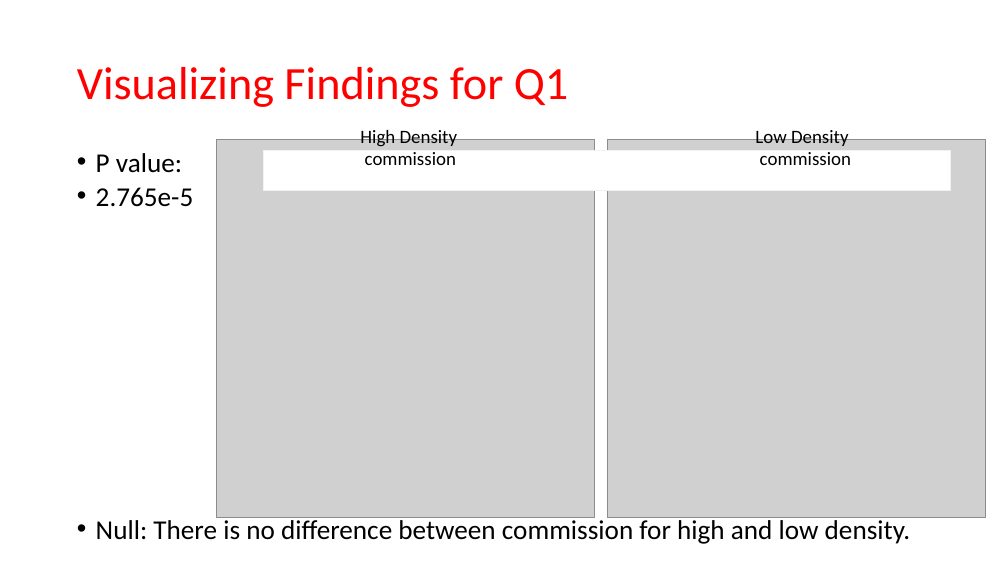
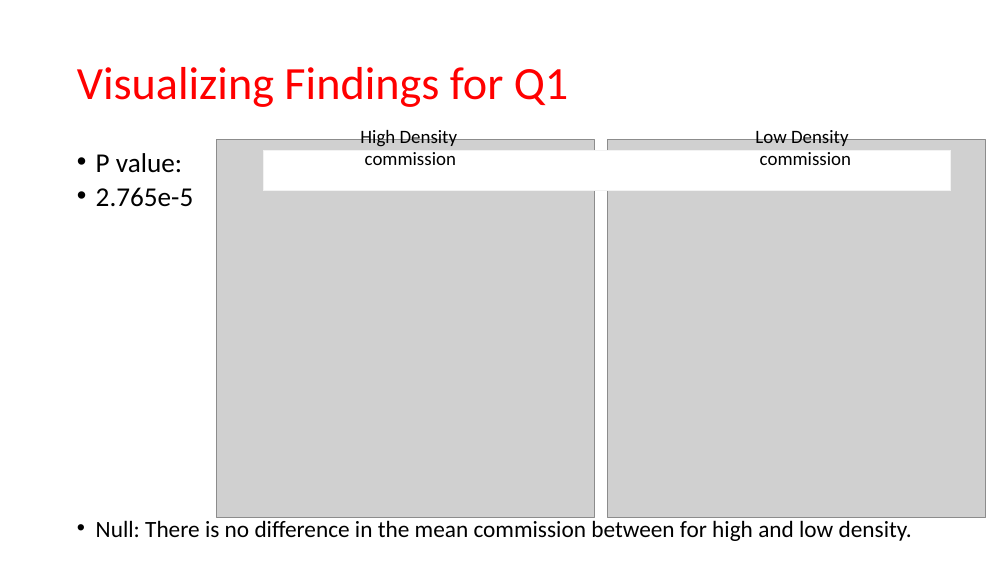
Before and after one commit to MatthewCodes/557_Final_Project, a slide deck: slide 9 of Presentation/Final Presentation.pptx. Drawn at 1008x567 pixels with LibreOffice and Linux fonts; fonts in the diff are those of the drawing; grey boxes stand for pictures. Boxes give left, top, right and bottom in pixels: in the first picture for what was removed or moved away, otherwise in the second. Text is boxed around its words. In the diff, an @@ line names an element or a change of style, - is before the commit and + after.

```diff
--- a/Presentation/Final Presentation.pptx
+++ b/Presentation/Final Presentation.pptx
@@ text at [96, 517, 912, 541]: text changed; size 25.9 to 22.2 pt @@
-• Null: There is no difference between commission for high and low density.
+• Null: There is no difference in the mean commission between for high and low density.
```
Also in this commit, not shown: 4 other slides changed, 5 other files.
